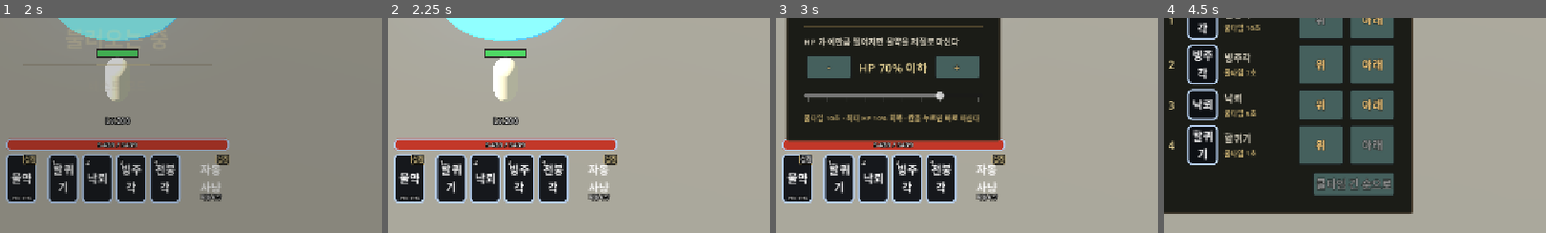
Above: before the commit, frames 1-4 (left to right).
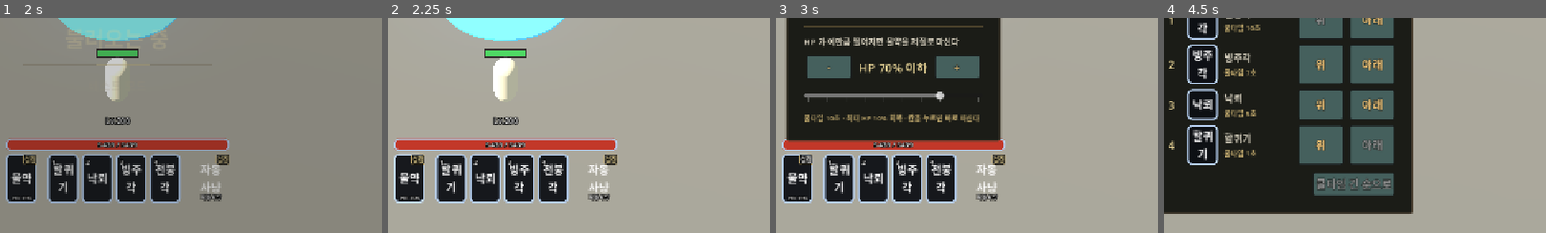
Above: after the commit, the same moments.

Repository: gogoalswo/MMORPG
Game: Godot game, scene res://start.tscn
The game is run twice, just before and just after one commit, with the same random seed, the same clock (stepped at 60 frames per second) and the same inputs.
Inputs (mouse positions are % of the whole screen's width and height, from its top left):
- Up to frame 1 (2 s): click (50, 26) at 0.52 s; type "12" at 0.6 s; click (50, 47) at 1.27 s
- Up to frame 2 (2.25 s): click (37, 78) at 2.02 s
- Up to frame 3 (3 s): click "설정" at 2.75 s
- Up to frame 4 (4.5 s): click "설정" at 3.5 s; click "-" at 4.25 s
The pictures show only the part of the screen within x 35-85%, y 41-91%; the shares and areas given below are measured in that part.

Frame 1 is identical in both runs. In frame 2, 0.1% of the frame differs, in the area x 2-10%, y 63-87%; in frame 3, less than 0.1%; in frame 4, 0.1%, in the area x 6-15%, y 13-31%.

Commit message:
HUD 아이콘에도 누름 · 뗌 · 클릭 움직임을 넣다
메뉴 아이콘 · 퀵슬롯 · 자동사냥 · 물약 칸은 투명한 hit 단추가 누름을 받아
움직임이 안 보였다. ButtonFx 가 누름을 받는 단추와 움직이는 칸을 나눠 받게
하고 칸째 움직인다. 원래 색은 클릭 순간에 읽어 숨긴 설계 칸이 드러나지 않는다.

Co-Authored-By: Claude Opus 5.5 <noreply@anthropic.com>
Claude-Session: https://claude.ai/code/session_018M7PgNdgaZC4ipjXDthcLR

Diff:
--- a/godot/game/button_fx.gd
+++ b/godot/game/button_fx.gd
@@ -11,8 +11,11 @@
 ##
 ## - **크기(`scale`)로만 움직인다** — 컨테이너는 자리·크기만 정하고 `scale` 은 안 건드려서
 ##   옆 칸이 밀리지 않는다. 축(`pivot_offset`)은 움직일 때마다 가운데로 다시 잡는다.
-## - **번쩍임은 `self_modulate`** 로 한다. `modulate` 는 창·줄이 흐리게 할 때 쓰고 글자(자식)까지
-##   번지므로 건드리지 않는다. 끝나면 붙일 때의 색으로 돌아간다.
+## - **누름을 받는 것과 움직이는 것을 나눌 수 있다** (`target`). HUD 아이콘·퀵슬롯은 그림 위에 투명한
+##   `hit` 단추를 덮어 누름을 받는다 — 그 단추는 안 보이니 **칸(`target`)을 움직인다**.
+## - 번쩍임은 단추 자신이면 `self_modulate`(글자까지 번지지 않게), 칸이면 `modulate`(아이콘까지 밝게).
+##   **원래 색은 클릭하는 순간에 읽는다** — 숨긴 칸(`_design_cell` 은 `modulate.a = 0`)을 붙일 때의
+##   색으로 되돌리면 보이게 된다. 알파는 그대로 두고 밝기만 올린다.
 ## - 뗌과 클릭은 같은 프레임에 온다 (`button_up` · `pressed` 순서는 고도 판마다 다르다). 그래서
 ##   `button_up` 은 **한 프레임 미뤄서** 그사이 `pressed` 가 왔는지 보고 둘 중 하나만 한다.
 
@@ -27,56 +30,62 @@
 const FLASH_SEC := 0.25
 
 
-## 단추에 붙인다. 두 번 불러도 한 번만 붙는다 (`_make_button` 뒤에 `_gold_text` 를 또 부른다)
-static func attach(button: BaseButton) -> void:
+## 단추에 붙인다. `target` 을 주면 그것을 움직인다 (없으면 단추 자신).
+## 두 번 불러도 한 번만 붙는다 (`_make_button` 뒤에 `_gold_text` 를 또 부른다)
+static func attach(button: BaseButton, target: Control = null) -> void:
 	if button.has_meta(&"button_fx"):
 		return
 	button.set_meta(&"button_fx", true)
-	button.set_meta(&"button_fx_base", button.self_modulate)
-	button.button_down.connect(_press.bind(button))
-	button.button_up.connect(func() -> void: _settle.call_deferred(button))
+	var moved: Control = button if target == null else target
+	var tint := "self_modulate" if moved == button else "modulate"
+	button.button_down.connect(_press.bind(button, moved, tint))
+	button.button_up.connect(func() -> void: _settle.call_deferred(button, moved, tint))
 	button.pressed.connect(func() -> void: button.set_meta(&"button_fx_clicked", true))
 
 
 ## 누름 — 클릭 표시는 **여기서** 지운다. `button_up` 에서 지우면 `pressed` 가 먼저 온 판에서
 ## 클릭을 잃는다 (테스트에서 잡혔다)
-static func _press(button: BaseButton) -> void:
+static func _press(button: BaseButton, moved: Control, tint: String) -> void:
 	button.set_meta(&"button_fx_clicked", false)
-	var tween := _restart(button)
-	tween.tween_property(button, "scale", Vector2.ONE * PRESS_SCALE, PRESS_SEC) \
+	var tween := _restart(moved, tint)
+	tween.tween_property(moved, "scale", Vector2.ONE * PRESS_SCALE, PRESS_SEC) \
 		.set_trans(Tween.TRANS_QUAD).set_ease(Tween.EASE_OUT)
 
 
 ## 뗀 뒤 — 클릭이면 부풀었다 돌아오며 번쩍, 아니면 튕기듯 돌아온다
-static func _settle(button: BaseButton) -> void:
-	if not is_instance_valid(button):
+static func _settle(button: BaseButton, moved: Control, tint: String) -> void:
+	if not is_instance_valid(button) or not is_instance_valid(moved):
 		return
-	var tween := _restart(button)
+	var tween := _restart(moved, tint)
 	if not button.get_meta(&"button_fx_clicked", false):
-		tween.tween_property(button, "scale", Vector2.ONE, RELEASE_SEC) \
+		tween.tween_property(moved, "scale", Vector2.ONE, RELEASE_SEC) \
 			.set_trans(Tween.TRANS_BACK).set_ease(Tween.EASE_OUT)
 		return
 	button.set_meta(&"button_fx_clicked", false)
 	# 셋을 나란히 돌린다 — 차례로 두면 번쩍임이 끝날 때까지 줄어들기가 기다린다
 	tween.set_parallel(true)
-	tween.tween_property(button, "scale", Vector2.ONE * CLICK_SCALE, CLICK_UP_SEC) \
+	tween.tween_property(moved, "scale", Vector2.ONE * CLICK_SCALE, CLICK_UP_SEC) \
 		.set_trans(Tween.TRANS_QUAD).set_ease(Tween.EASE_OUT)
-	tween.tween_property(button, "scale", Vector2.ONE, CLICK_DOWN_SEC).set_delay(CLICK_UP_SEC) \
+	tween.tween_property(moved, "scale", Vector2.ONE, CLICK_DOWN_SEC).set_delay(CLICK_UP_SEC) \
 		.set_trans(Tween.TRANS_BACK).set_ease(Tween.EASE_OUT)
-	button.self_modulate = FLASH
-	tween.tween_property(button, "self_modulate", button.get_meta(&"button_fx_base"), FLASH_SEC) \
-		.set_trans(Tween.TRANS_QUAD).set_ease(Tween.EASE_OUT)
+	var base: Color = moved.get(tint)
+	moved.set_meta(&"button_fx_base", base)
+	moved.set(tint, Color(base.r * FLASH.r, base.g * FLASH.g, base.b * FLASH.b, base.a))
+	tween.tween_property(moved, tint, base, FLASH_SEC).set_trans(Tween.TRANS_QUAD).set_ease(Tween.EASE_OUT)
+	tween.finished.connect(func() -> void: moved.remove_meta(&"button_fx_base"))
 
 
-## 도는 움직임을 끊고 새로 시작한다. 축은 지금 크기의 가운데. 번쩍이다 끊겨도 밝은 채로
-## 남지 않게 색을 되돌린다
-static func _restart(button: BaseButton) -> Tween:
-	if button.has_meta(&"button_fx_tween"):
-		var old: Tween = button.get_meta(&"button_fx_tween")
+## 도는 움직임을 끊고 새로 시작한다. 축은 지금 크기의 가운데. 번쩍이다 끊겼으면 밝은 채로
+## 남지 않게 번쩍이기 전 색으로 되돌린다
+static func _restart(moved: Control, tint: String) -> Tween:
+	if moved.has_meta(&"button_fx_tween"):
+		var old: Tween = moved.get_meta(&"button_fx_tween")
 		if old != null and old.is_valid():
 			old.kill()
-	button.self_modulate = button.get_meta(&"button_fx_base")
-	button.pivot_offset = button.size / 2.0
-	var tween := button.create_tween()
-	button.set_meta(&"button_fx_tween", tween)
+	if moved.has_meta(&"button_fx_base"):
+		moved.set(tint, moved.get_meta(&"button_fx_base"))
+		moved.remove_meta(&"button_fx_base")
+	moved.pivot_offset = moved.size / 2.0
+	var tween := moved.create_tween()
+	moved.set_meta(&"button_fx_tween", tween)
 	return tween
--- a/godot/game/game.gd
+++ b/godot/game/game.gd
@@ -902,6 +902,8 @@
 	hit.tooltip_text = text
 	hit.pressed.connect(on_press)
 	cell.add_child(hit)
+	# 누름은 투명한 hit 이 받고, 움직이는 건 아이콘·글자가 든 칸이다 (`ButtonFx`)
+	ButtonFx.attach(hit, cell)
 	return cell
 
 
@@ -2779,6 +2781,7 @@
 		box.set_content_margin_all(2)
 		setting.add_theme_stylebox_override(state, box)
 	setting.pressed.connect(on_press)
+	ButtonFx.attach(setting)
 	return setting
 
 
@@ -2907,6 +2910,8 @@
 	hit.flat = true
 	if on_press.is_valid():
 		hit.pressed.connect(on_press)
+		# 퀵슬롯·자동사냥·물약 칸 — 칸째 줄었다 튄다 (`ButtonFx`)
+		ButtonFx.attach(hit, cell)
 	else:
 		hit.mouse_filter = Control.MOUSE_FILTER_IGNORE
 	cell.add_child(hit)
--- a/godot/tests/button_fx_test.gd
+++ b/godot/tests/button_fx_test.gd
@@ -116,6 +116,54 @@
 	elif not missing.is_empty():
 		_fail("움직임이 없는 청록 단추 %d개: %s" % [missing.size(), missing.slice(0, 6)])
 	print("  청록 단추 %d개 모두 움직임이 붙음" % found)
+	await _case_hud(game)
+
+
+## HUD 아이콘 — 메뉴 · 퀵슬롯 · 자동사냥 · 물약. 투명한 hit 이 누름을 받고 **칸이** 움직인다.
+## 숨긴 설계 칸(`modulate.a = 0`)은 클릭해도 숨은 채다
+func _case_hud(game: Node3D) -> void:
+	var cells: Array = game._menu_cells.duplicate()
+	cells.append_array(game._bar_buttons)
+	cells.append(game._auto_cell)
+	cells.append(game._potion_cell)
+	var bare: Array = []
+	for cell in cells:
+		var hit: Button = cell.get_node_or_null("hit")
+		if hit == null or not hit.has_meta(&"button_fx"):
+			bare.append(str(cell.name))
+	if not bare.is_empty():
+		_fail("움직임이 없는 HUD 칸: %s" % [bare])
+
+	var cell: Control = game._bar_buttons[0]
+	var hit: Button = cell.get_node("hit")
+	hit.button_down.emit()
+	await _wait(ButtonFx.PRESS_SEC + 0.1)
+	if not is_equal_approx(cell.scale.x, ButtonFx.PRESS_SCALE):
+		_fail("퀵슬롯을 누르니 칸이 %.3f 배다" % cell.scale.x)
+	hit.button_up.emit()
+	hit.pressed.emit()
+	await process_frame
+	await process_frame
+	if cell.modulate.r <= 1.0:
+		_fail("퀵슬롯을 클릭했는데 칸이 밝아지지 않았다 (%s)" % cell.modulate)
+	await _wait(ButtonFx.CLICK_UP_SEC + ButtonFx.CLICK_DOWN_SEC + ButtonFx.FLASH_SEC)
+	if not cell.scale.is_equal_approx(Vector2.ONE) or not cell.modulate.is_equal_approx(Color.WHITE):
+		_fail("퀵슬롯 클릭 뒤 %s 배 · %s 색으로 남았다" % [cell.scale, cell.modulate])
+
+	var design: Control = game._design_cell
+	var was: float = design.modulate.a
+	var design_hit: Button = design.get_node("hit")
+	design_hit.button_down.emit()
+	design_hit.button_up.emit()
+	design_hit.pressed.emit()
+	await process_frame
+	await process_frame
+	if not is_equal_approx(design.modulate.a, was):
+		_fail("숨긴 설계 칸을 클릭하니 알파가 %.2f → %.2f" % [was, design.modulate.a])
+	await _wait(ButtonFx.FLASH_SEC + 0.1)
+	if not is_equal_approx(design.modulate.a, was):
+		_fail("숨긴 설계 칸이 클릭 뒤 알파 %.2f 로 남았다 (%.2f 여야)" % [design.modulate.a, was])
+	print("  HUD 칸 %d개 — 누르면 칸이 줄고 클릭하면 번쩍, 숨긴 칸은 숨은 채" % cells.size())
 
 
 func _done() -> void:
Not shown, changed: docs/features/ui-art-style.md
